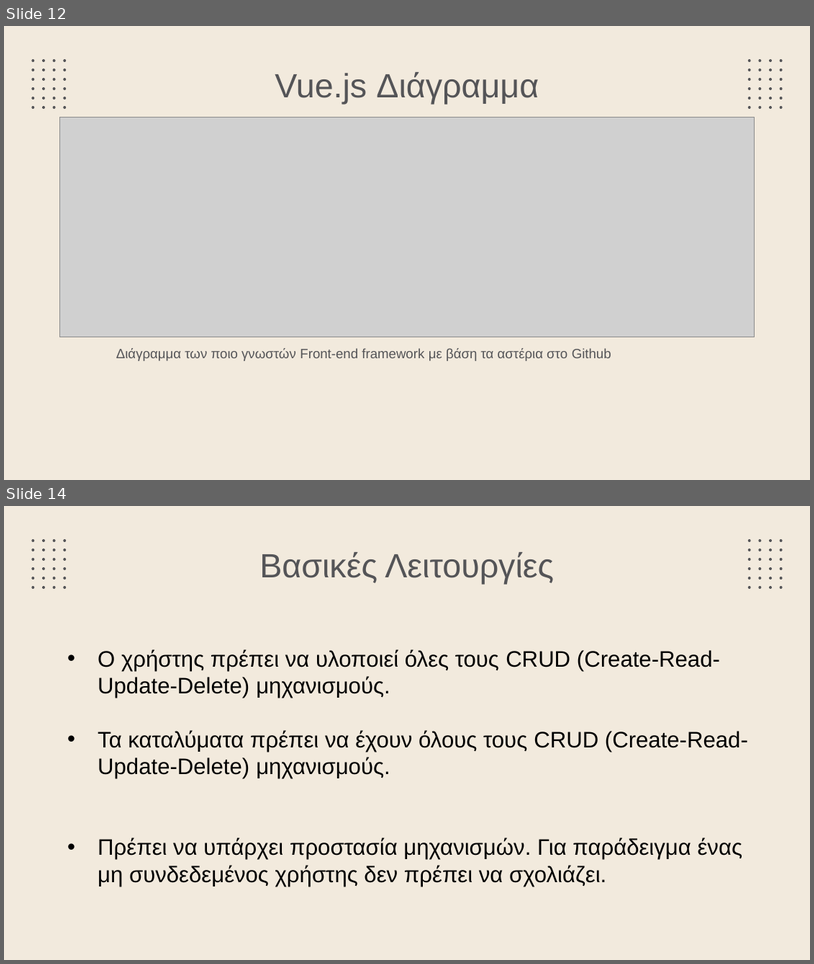
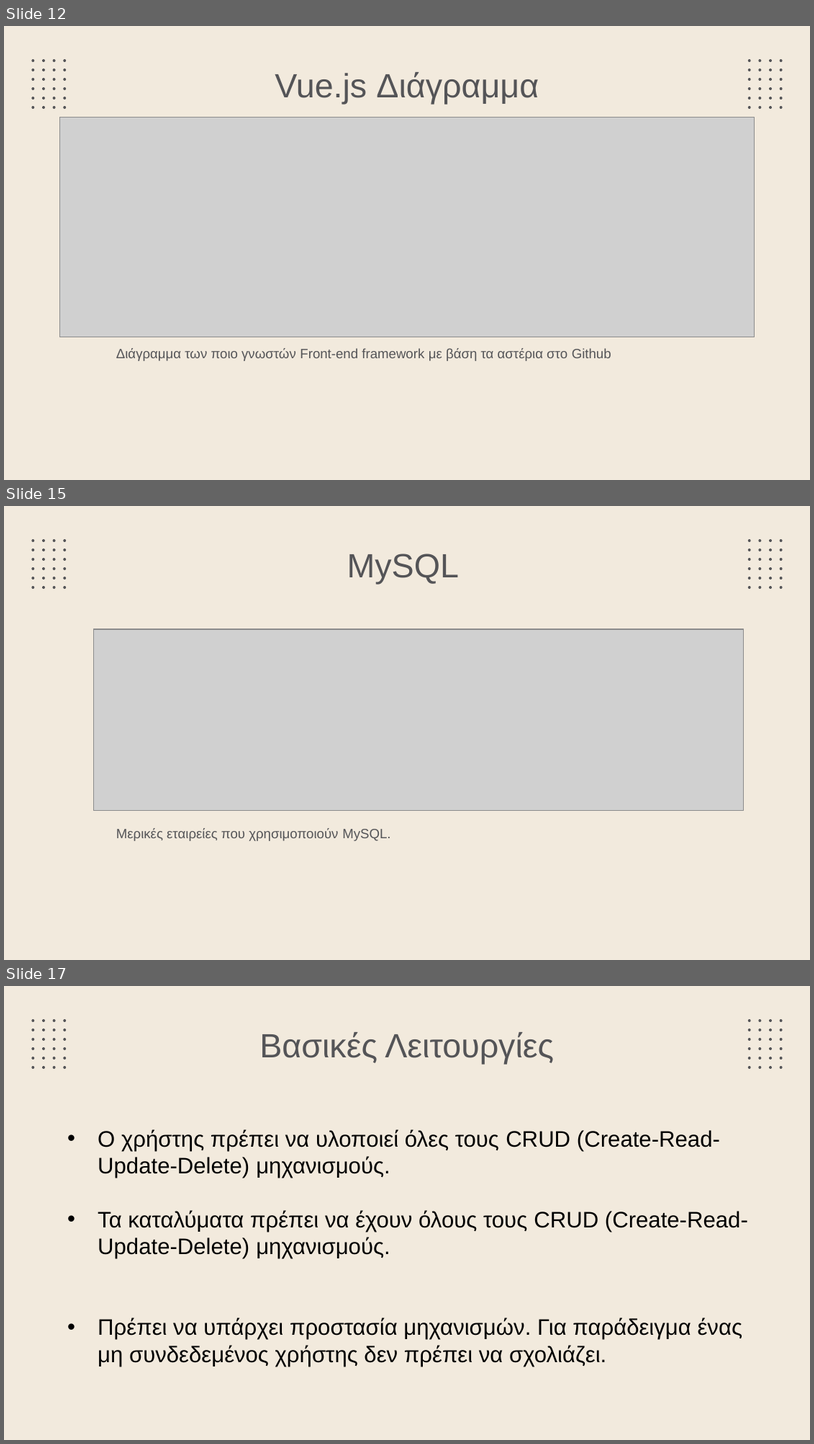
Before and after one commit to Button99/Rental-Accommodation, a slide deck: Thesis PowerPoint.pptx. Shown one above the other, each under a label of ours: slides 12 and 14 before the commit, slides 12, 15 and 17 after it; the slides between them are not shown. The pictures are 814x964 and 814x1444 pixels, drawn with LibreOffice and Linux fonts; fonts in the diff are those of the drawing; grey boxes stand for pictures. Boxes give left, top, right and bottom in pixels: in the first picture for what was removed or moved away, otherwise in the second. Text is boxed around its words. In the diff, an @@ line names an element or a change of style, - is before the commit and + after.

```diff
--- a/Thesis PowerPoint.pptx
+++ b/Thesis PowerPoint.pptx
@@ slide 15 added at [4,506,810,960], background #F2EADD; not listed: 48 template elements that a slide beside it also shows @@
@@ title added at [347,554,459,584], 30 pt, text #545457 @@
+MySQL
@@ picture added at [93,629,743,811] @@
@@ text added at [116,828,391,841], 12 pt, text #545457 @@
+Μερικές εταιρείες που χρησιμοποιούν MySQL.
@@ what was slide 14 is now slide 17 @@
```
Also in this commit, not shown: 2 other slides added.
